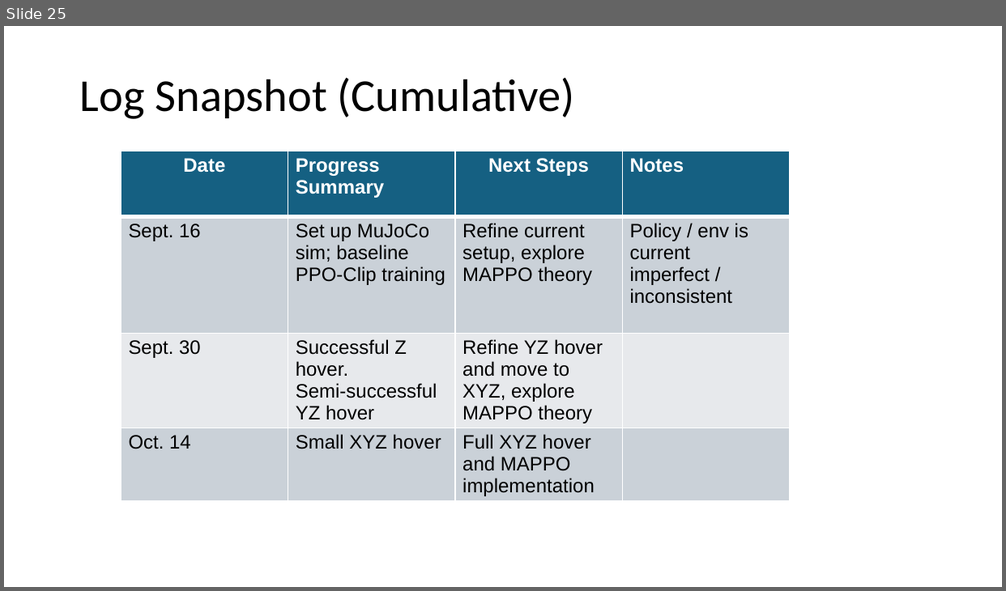
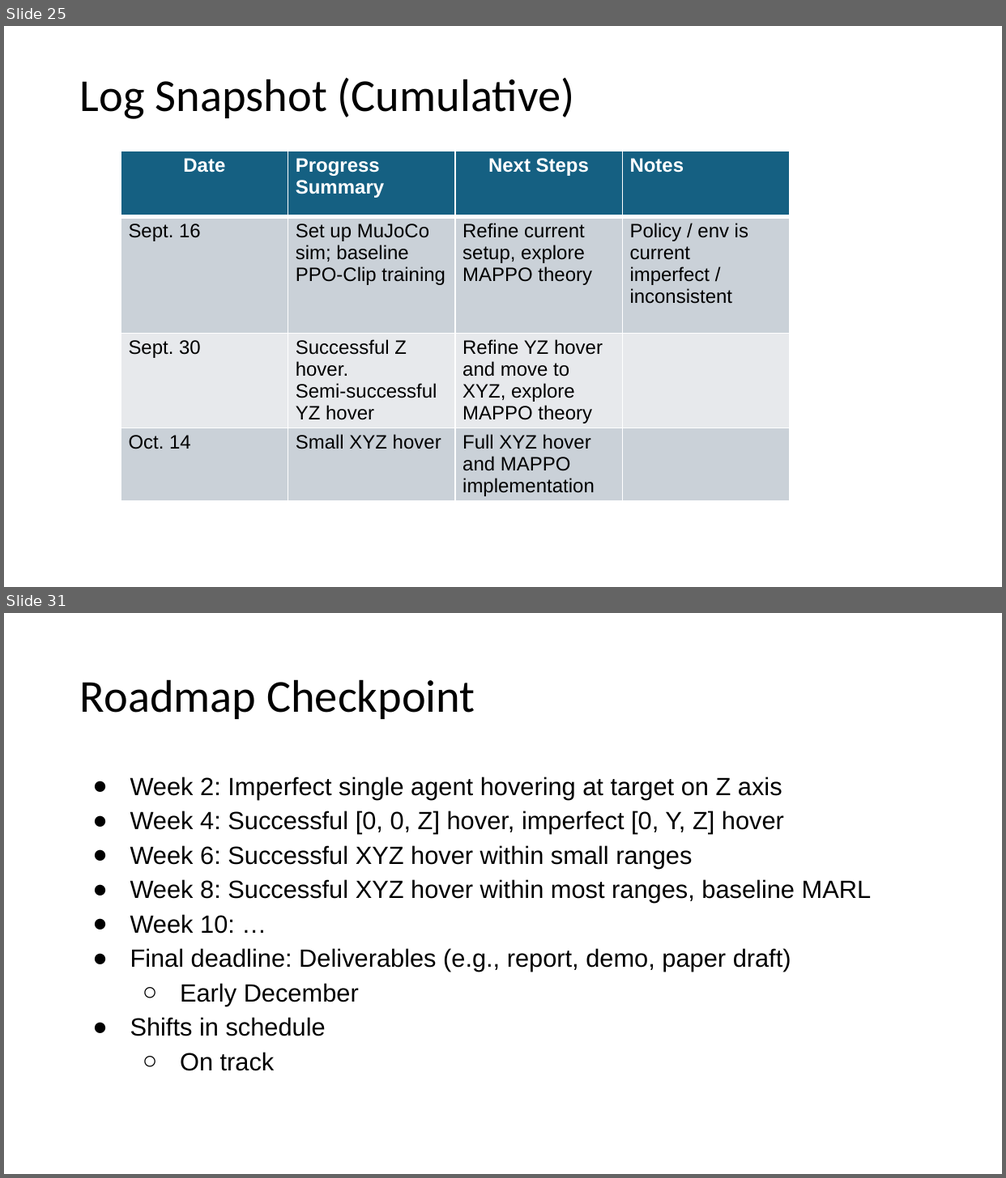
Before and after one commit to shazia-dewan/multi-agentCrazyflieLift, a slide deck: docs/MIRL LAB Honours Project Bi-Weekly Update.pptx. Shown one above the other, each under a label of ours: slide 25 before the commit, slides 25 and 31 after it; the slides between them are not shown. The pictures are 1006x591 and 1006x1178 pixels, drawn with LibreOffice and Linux fonts; fonts in the diff are those of the drawing. Boxes give left, top, right and bottom in pixels: in the first picture for what was removed or moved away, otherwise in the second. Text is boxed around its words. In the diff, an @@ line names an element or a change of style, - is before the commit and + after.

```diff
--- a/docs/MIRL LAB Honours Project Bi-Weekly Update.pptx
+++ b/docs/MIRL LAB Honours Project Bi-Weekly Update.pptx
@@ slide 31 added at [4, 613, 1002, 1174], background #FFFFFF @@
@@ title added at [80, 679, 475, 719], 33 pt, text #000000 @@
+Roadmap Checkpoint
@@ text added at [130, 777, 872, 1071], 18 pt, text #000000 @@
+● Week 2: Imperfect single agent hovering at target on Z axis
+● Week 4: Successful [0, 0, Z] hover, imperfect [0, Y, Z] hover
+● Week 6: Successful XYZ hover within small ranges
+● Week 8: Successful XYZ hover within most ranges, baseline MARL
+● Week 10: …
+● Final deadline: Deliverables (e.g., report, demo, paper draft)
+  ○ Early December
+● Shifts in schedule
+  ○ On track
```
Also in this commit, not shown: 10 other slides added, 1 other file.
